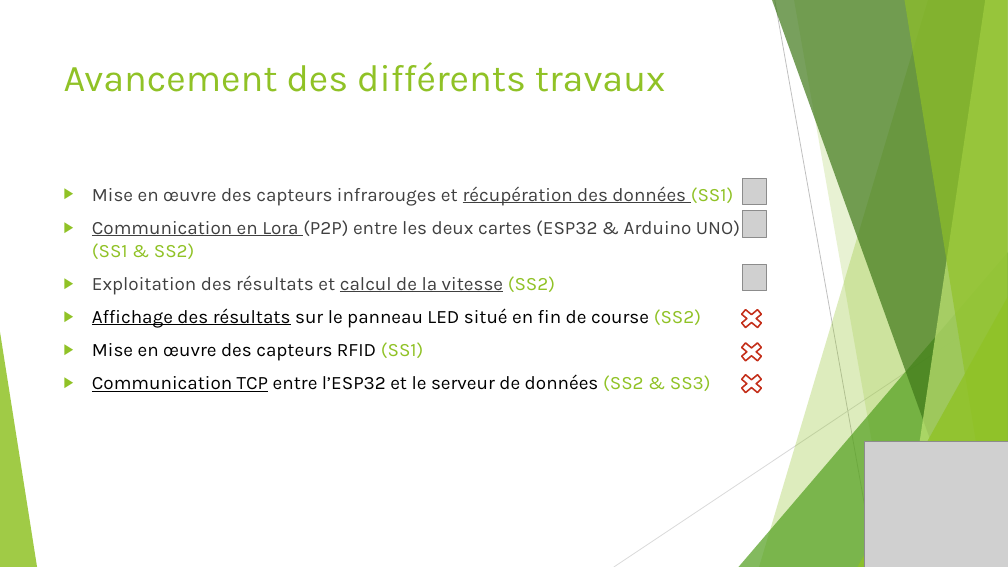
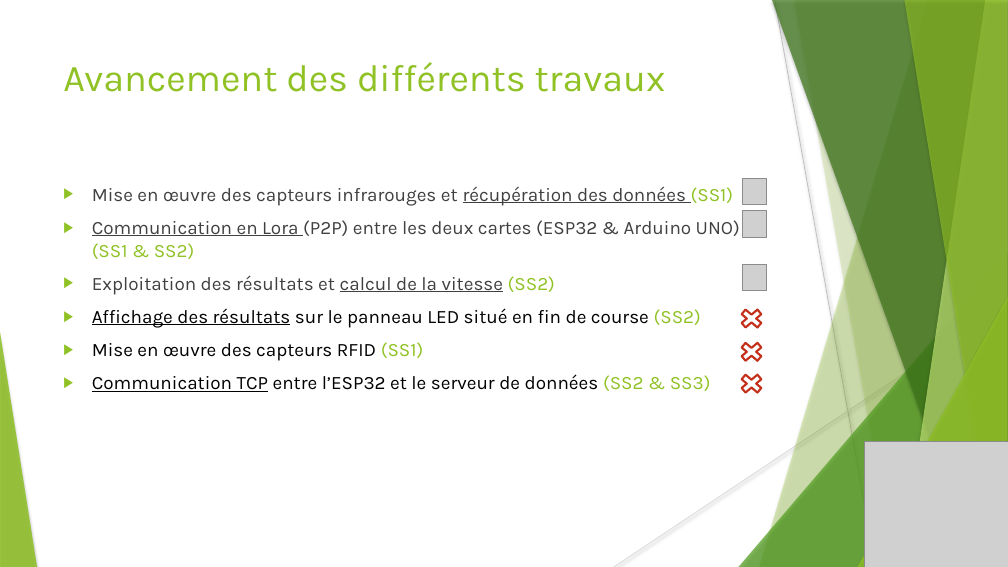
Before and after one commit to hugo-gclvs/Chrono-Luge, a slide deck: slide 10 of 4-Rapports/Projet technique revue 2 Clément.pptx (slide 9 before the commit). Drawn at 1008x567 pixels with LibreOffice and Linux fonts; fonts in the diff are those of the drawing; grey boxes stand for pictures. Boxes give left, top, right and bottom in pixels: in the first picture for what was removed or moved away, otherwise in the second. Text is boxed around its words. In the diff, an @@ line names an element or a change of style, - is before the commit and + after.

```diff
--- a/4-Rapports/Projet technique revue 2 Clément.pptx
+++ b/4-Rapports/Projet technique revue 2 Clément.pptx
@@ line (775, 0) - (876, 567): stroke #BFBFBF 0.75 pt to #BFBFBF 0.74 pt @@
@@ freeform shape at (x1=794, y1=0, x2=1008, y2=567): shadow on; outline redrawn @@
@@ text "Mise en œuvre des capteurs ..." at (x1=92, y1=186, x2=740, y2=392): indent changed @@
@@ shadow on in 6 elements at (x1=759, y1=0, x2=1008, y2=567), (x1=739, y1=252, x2=1008, y2=567), (x1=772, y1=0, x2=1008, y2=567), (x1=901, y1=0, x2=1008, y2=567), (x1=904, y1=0, x2=1008, y2=567), (x1=858, y1=297, x2=1008, y2=567) @@
@@ line (1008, 305) - (614, 567): stroke #D9D9D9 0.75 pt to #D9D9D9 0.74 pt @@
```
Also in this commit, not shown: 10 other slides changed, 2 slides added.
